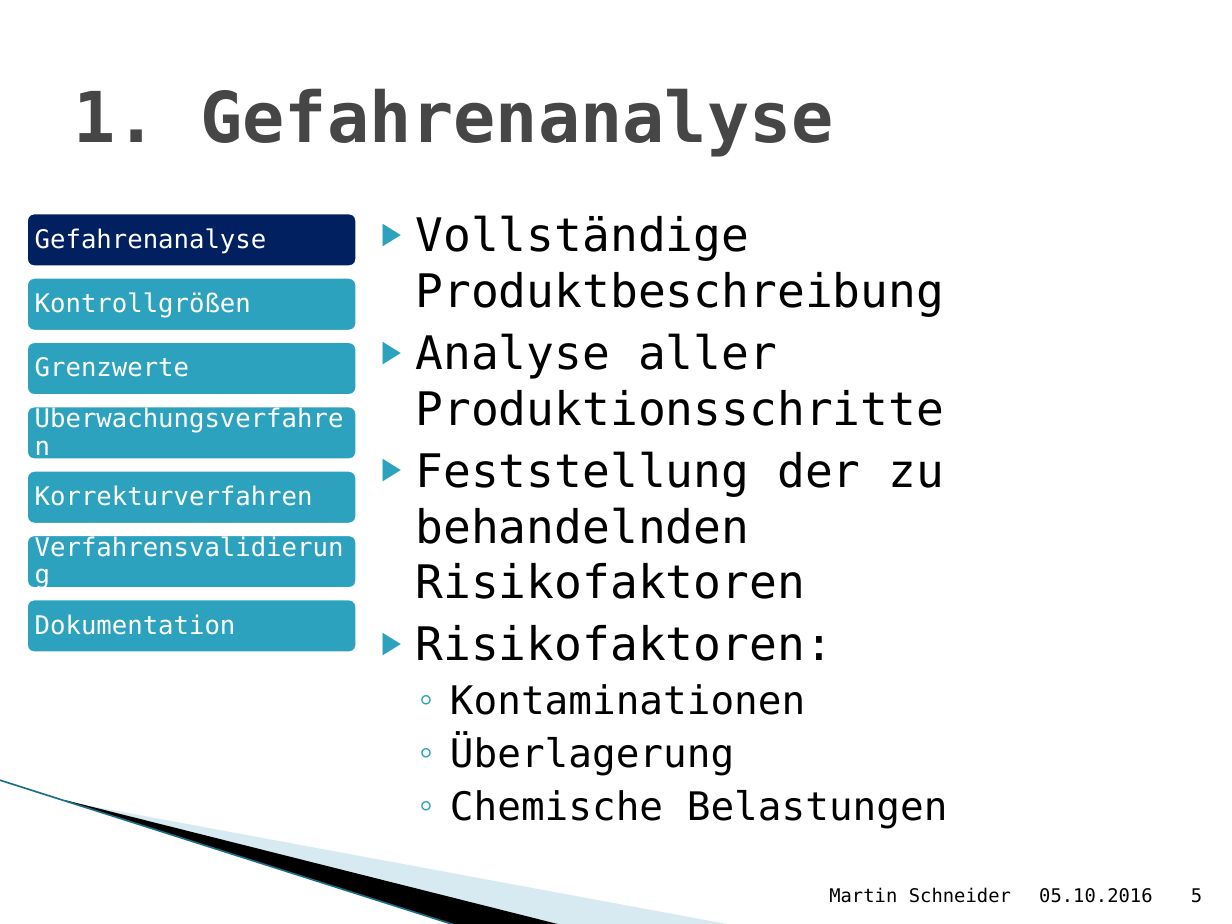
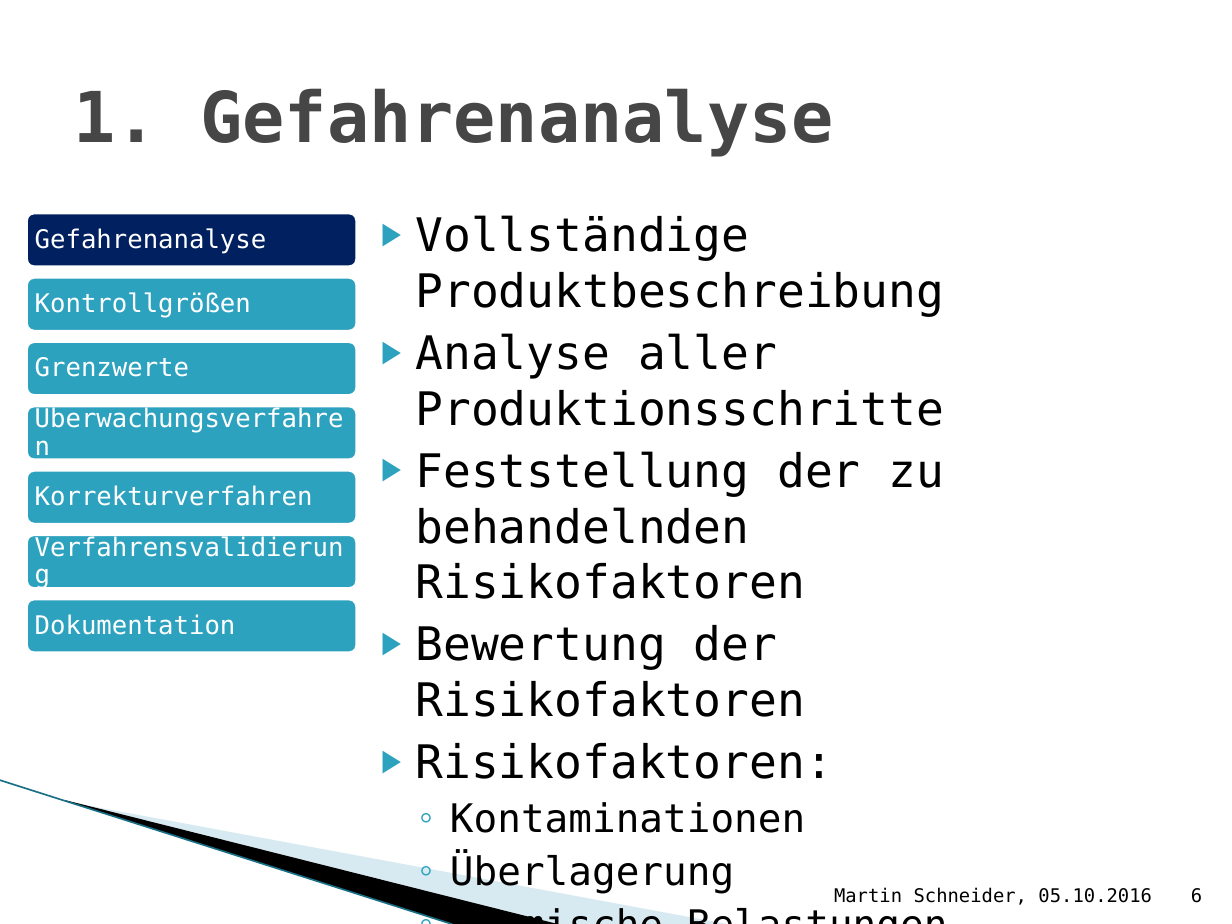
Before and after one commit to Bondzio/Stuff, a slide deck: slide 6 of Recht Vortrag.pptx (slide 5 before the commit). Drawn at 1232x924 pixels with LibreOffice and Linux fonts; fonts in the diff are those of the drawing; background and template pictures are left out. Boxes give left, top, right and bottom in pixels: in the first picture for what was removed or moved away, otherwise in the second. Text is boxed around its words. In the diff, an @@ line names an element or a change of style, - is before the commit and + after.

```diff
--- a/Recht Vortrag.pptx
+++ b/Recht Vortrag.pptx
@@ text at box(415, 625, 805, 717): paragraph added @@
+▶ Bewertung der Risikofaktoren
@@ text at box(834, 887, 1152, 905): text changed @@
-Martin Schneider
+Martin Schneider, 05.10.2016
@@ page number at box(1191, 888, 1202, 903): text changed @@
-5
+6
```
Also in this commit, not shown: 14 other slides changed, 3 slides added, 4 other files.
